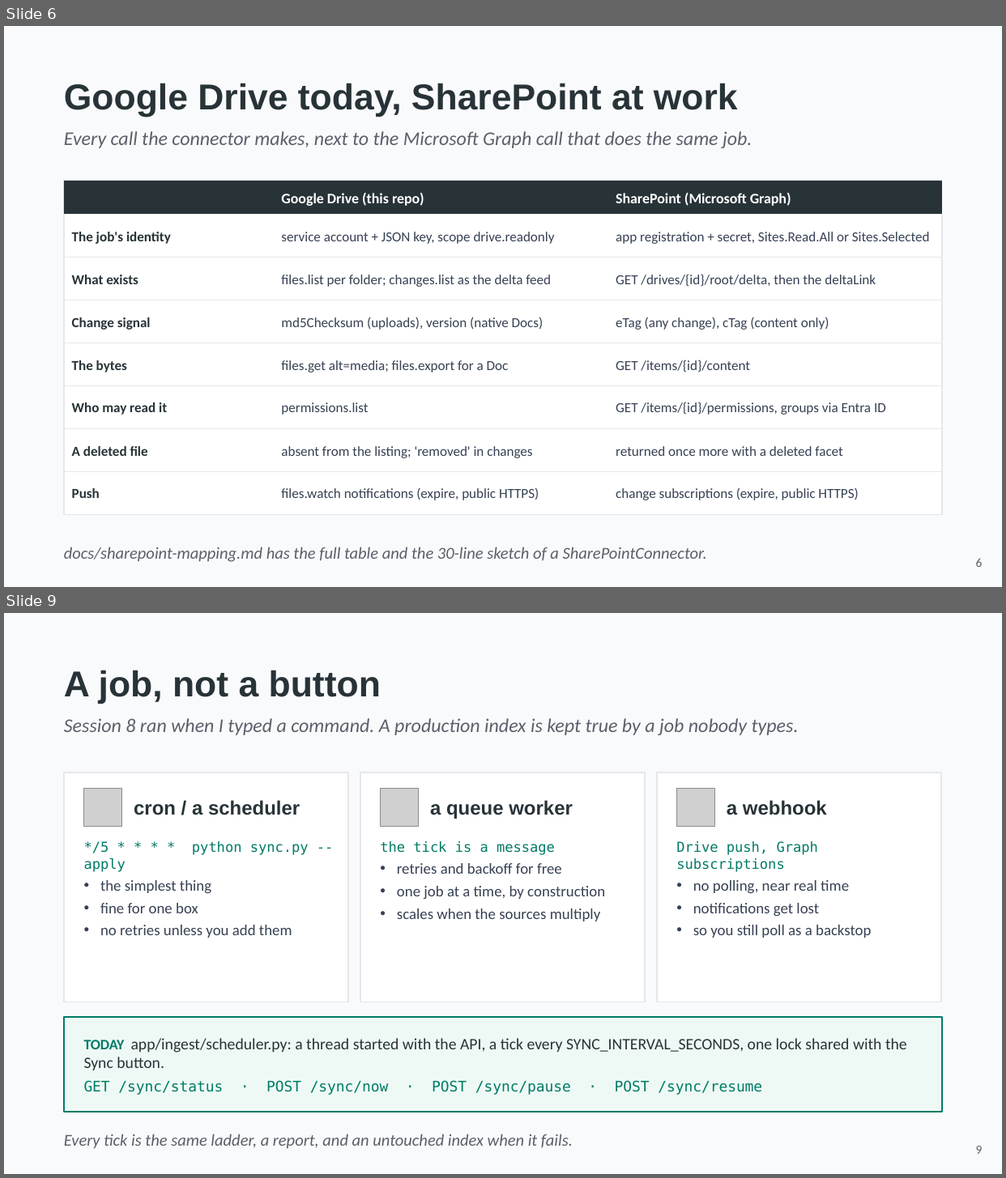
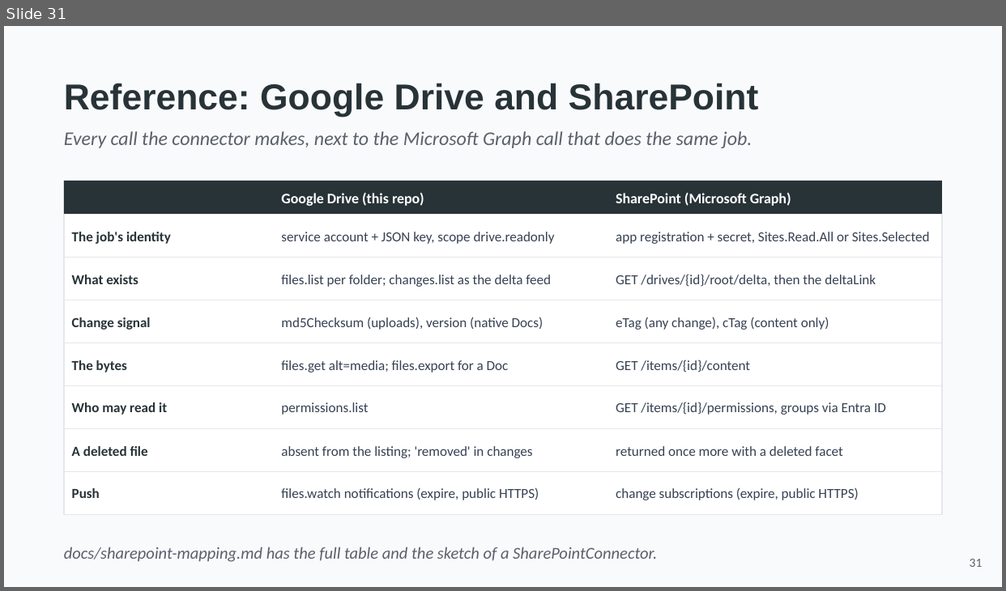
Before and after one commit to hasankanaan26/acme-desk, a slide deck: slides/part1-source.pptx. Shown one above the other, each under a label of ours: slides 6 and 9 before the commit, slide 31 after it; the slides between them are not shown. The pictures are 1006x1178 and 1006x591 pixels, drawn with LibreOffice and Linux fonts; fonts in the diff are those of the drawing; grey boxes stand for pictures. Boxes give left, top, right and bottom in pixels: in the first picture for what was removed or moved away, otherwise in the second. Text is boxed around its words. In the diff, an @@ line names an element or a change of style, - is before the commit and + after.

```diff
--- a/slides/part1-source.pptx
+++ b/slides/part1-source.pptx
@@ slide 9 removed at [4,613,1002,1174], background #F9FAFB @@
@@ text removed at [64,670,381,705] @@
-A job, not a button
@@ text removed at [64,718,799,735] @@
-Session 8 ran when I typed a command. A production index is kept true by a job nobody types.
@@ rectangle removed at [64,773,348,1002] @@
@@ rectangle removed at [360,773,645,1002] @@
@@ rectangle removed at [657,773,941,1002] @@
@@ picture removed at [84,789,121,827] @@
@@ text removed at [134,800,300,815] @@
-cron / a scheduler
@@ picture removed at [380,789,418,827] @@
@@ text removed at [430,800,573,819] @@
-a queue worker
@@ picture removed at [676,789,714,827] @@
@@ text removed at [727,800,827,815] @@
-a webhook
@@ text removed at [84,841,309,938] @@
-*/5 * * * * python sync.py --apply
-• the simplest thing
-• fine for one box
-• no retries unless you add them
@@ text removed at [380,841,605,922] @@
-the tick is a message
-• retries and backoff for free
-• one job at a time, by construction
-• scales when the sources multiply
@@ text removed at [676,841,871,938] @@
-Drive push, Graph subscriptions
-• no polling, near real time
-• notifications get lost
-• so you still poll as a backstop
@@ rectangle removed at [64,1017,942,1112] @@
@@ text removed at [84,1038,907,1095] @@
-TODAY app/ingest/scheduler.py: a thread started with the API, a tick every SYNC_INTERVAL_SECONDS, one lock shared with the Sync button.
-GET /sync/status · POST /sync/now · POST /sync/pause · POST /sync/resume
@@ text removed at [64,1135,573,1149] @@
-Every tick is the same ladder, a report, and an untouched index when it fails.
@@ text removed at [976,1146,982,1154] @@
-9
@@ what was slide 6 is now slide 31 @@
@@ slide 31 changed as well @@
@@ text at [64,83,759,118]: text changed @@
-Google Drive today, SharePoint at work
+Reference: Google Drive and SharePoint
@@ text at [64,548,657,562]: text changed @@
-docs/sharepoint-mapping.md has the full table and the 30-line sketch of a SharePointConnector.
+docs/sharepoint-mapping.md has the full table and the sketch of a SharePointConnector.
@@ text at [970,559,982,567]: text changed @@
-6
+31
```
Also in this commit, not shown: 14 other slides changed, 21 slides added, 5 other slides removed, 28 other files.
